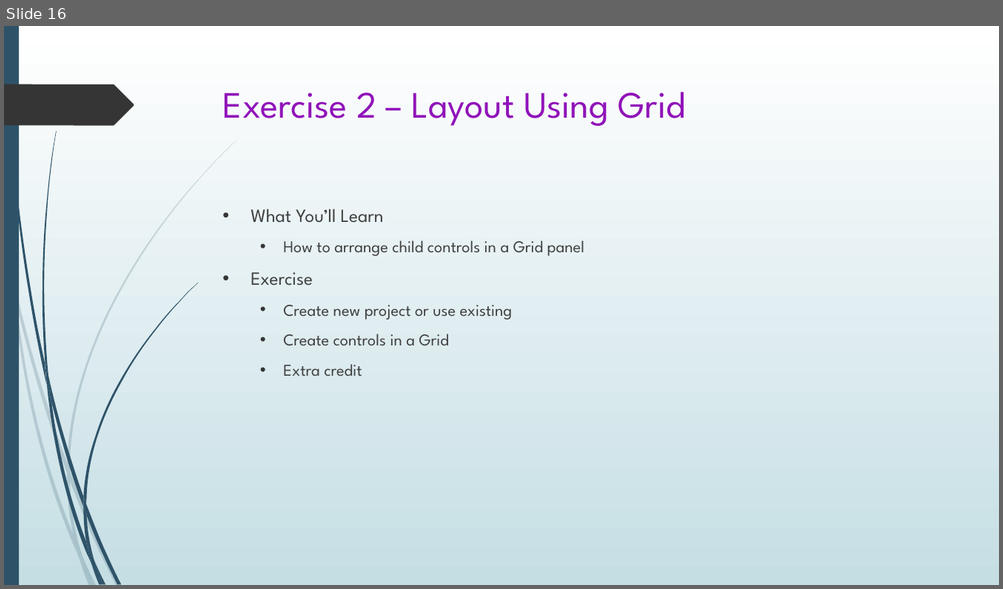
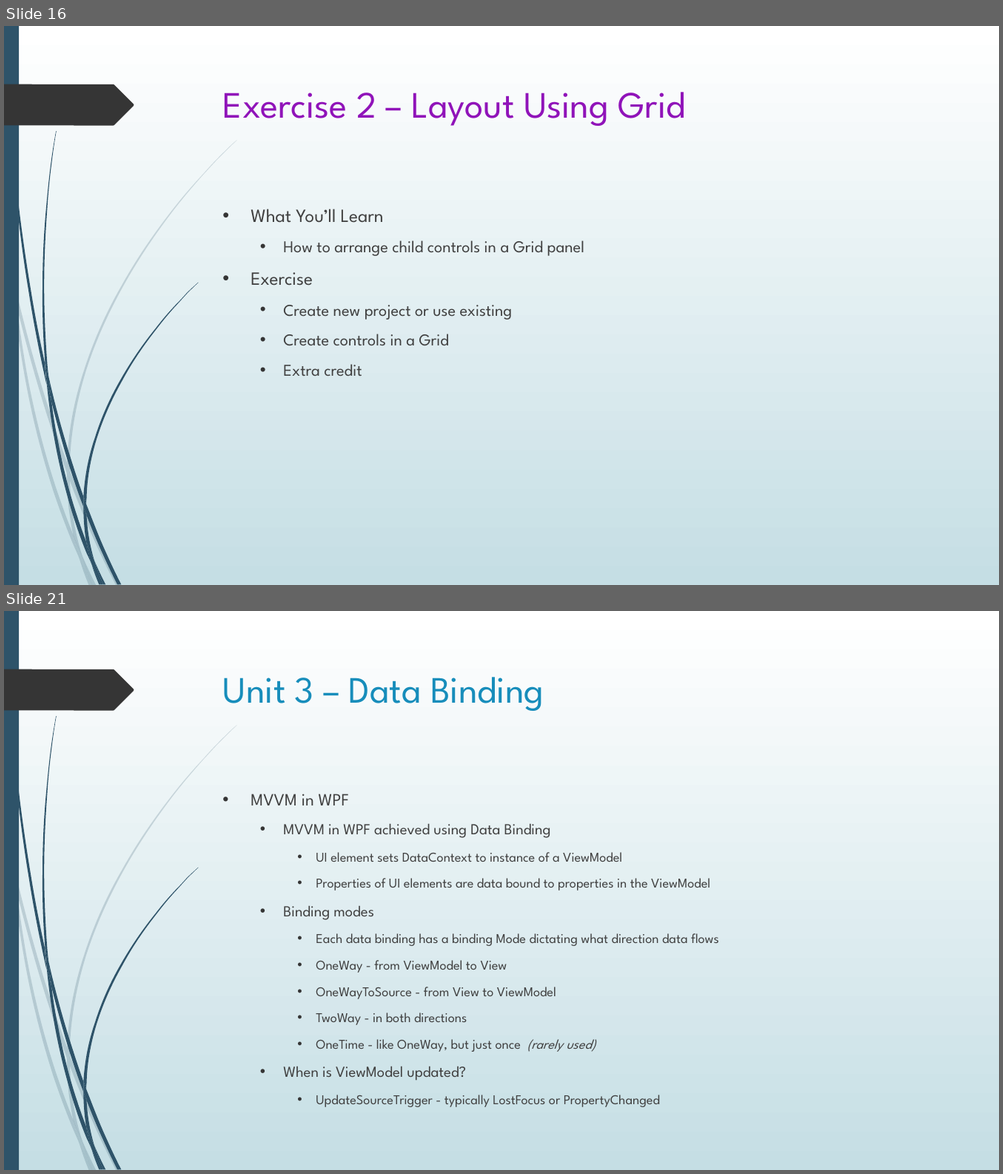
Before and after one commit to seanpsexton/wpf-workshop-solutions, a slide deck: WPF-Workshop-Sexton-Oct2023.pptx. Shown one above the other, each under a label of ours: slide 16 before the commit, slides 16 and 21 after it; the slides between them are not shown. The pictures are 1003x589 and 1003x1174 pixels, drawn with LibreOffice and Linux fonts; fonts in the diff are those of the drawing. Boxes give left, top, right and bottom in pixels: in the first picture for what was removed or moved away, otherwise in the second. Text is boxed around its words. In the diff, an @@ line names an element or a change of style, - is before the commit and + after.

Commit message:
Working on Unit 3

```diff
--- a/WPF-Workshop-Sexton-Oct2023.pptx
+++ b/WPF-Workshop-Sexton-Oct2023.pptx
@@ slide 21 added at [4,611,999,1170], background gradient #FFFFFF to #C5DEE5; not listed: 24 template elements that a slide beside it also shows @@
@@ title added at [223,677,543,711], 36 pt, text #178DBB @@
+Unit 3 – Data Binding
@@ text added at [250,794,719,1081], 12.9 pt, text #404040 @@
+• MVVM in WPF
+  • MVVM in WPF achieved using Data Binding
+    • UI element sets DataContext to instance of a ViewModel
+    • Properties of UI elements are data bound to properties in the ViewModel
+  • Binding modes
+    • Each data binding has a binding Mode dictating what direction data flows
+    • OneWay - from ViewModel to View
+    • OneWayToSource - from View to ViewModel
+    • TwoWay - in both directions
+    • OneTime - like OneWay, but just once (rarely used)
+  • When is ViewModel updated?
+    • UpdateSourceTrigger - typically LostFocus or PropertyChanged
```
Also in this commit, not shown: 6 other slides added, 1 other file.
